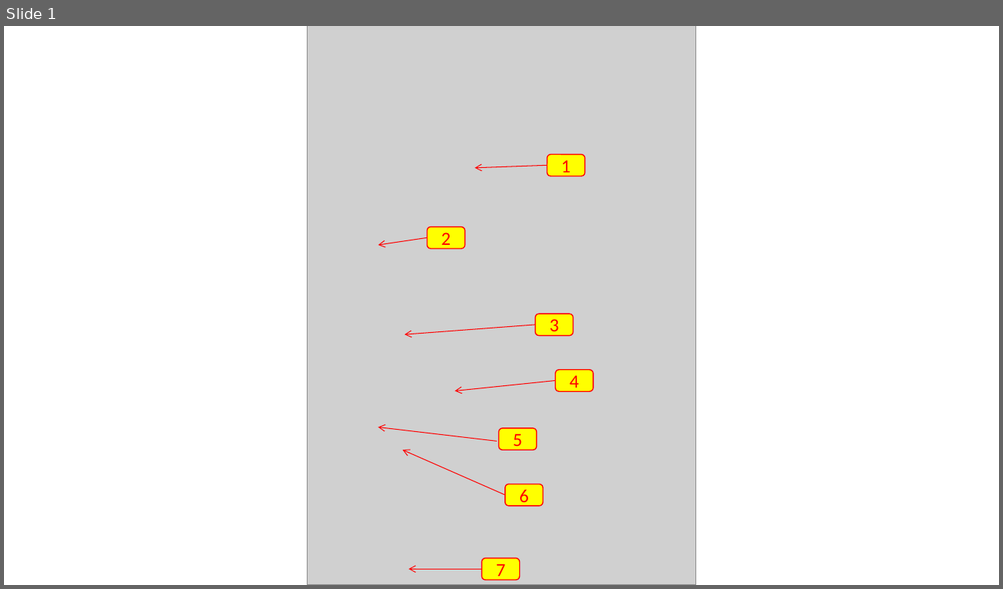
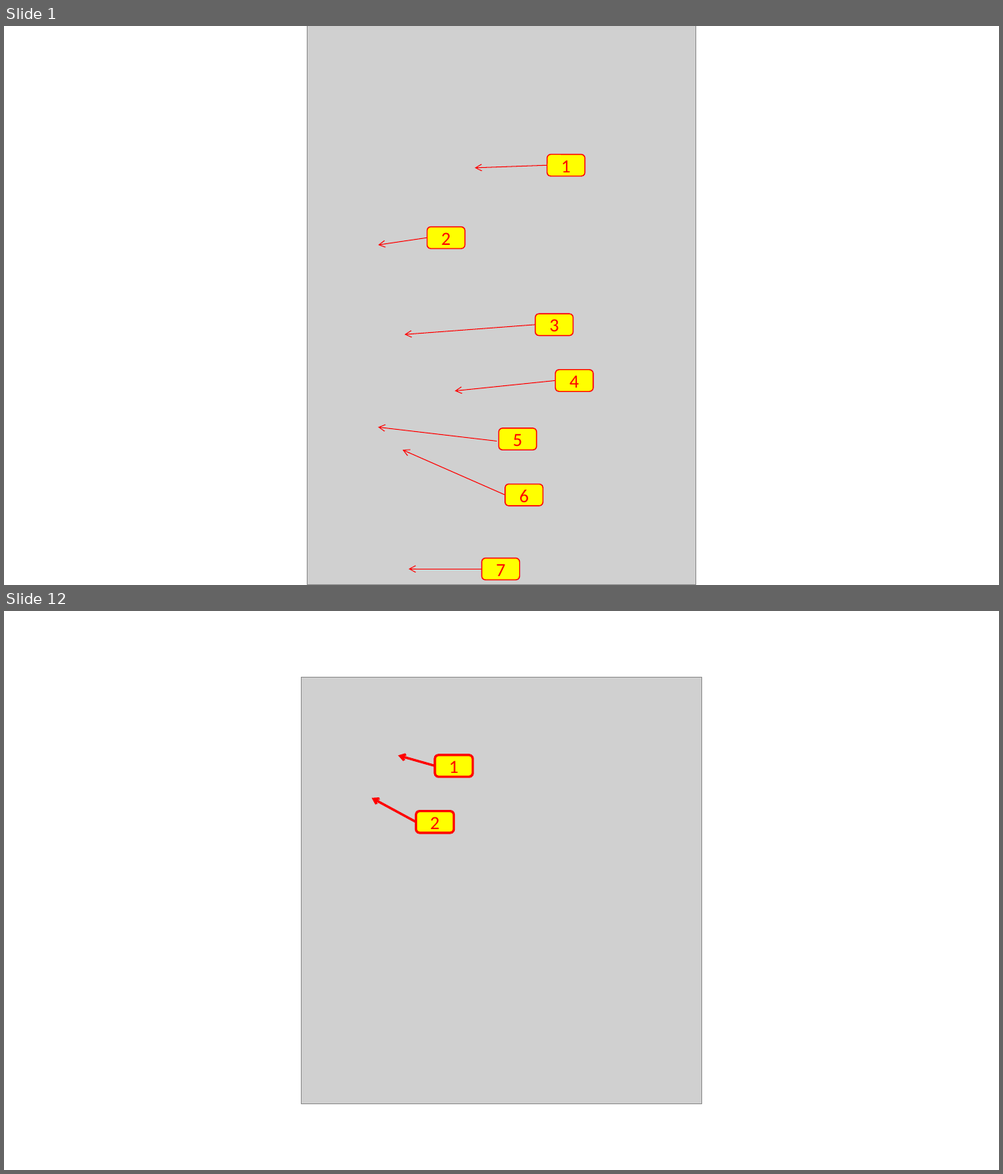
Before and after one commit to COM-LAB-I-2565/COM-LAB-I-LabSheet-5, a slide deck: Pictures/pictures.pptx. Shown one above the other, each under a label of ours: slide 1 before the commit, slides 1 and 12 after it; the slides between them are not shown. The pictures are 1003x589 and 1003x1174 pixels, drawn with LibreOffice and Linux fonts; fonts in the diff are those of the drawing; grey boxes stand for pictures. Boxes give left, top, right and bottom in pixels: in the first picture for what was removed or moved away, otherwise in the second. Text is boxed around its words. In the diff, an @@ line names an element or a change of style, - is before the commit and + after.

```diff
--- a/Pictures/pictures.pptx
+++ b/Pictures/pictures.pptx
@@ slide 12 added at [4, 611, 999, 1170], background #FFFFFF @@
@@ picture added at [301, 678, 702, 1105] @@
@@ arrow added from (435, 766) to (398, 756), #FF0000 2.25 pt @@
@@ rounded rectangle added at [435, 755, 472, 777], fill #FFFF00, outline #FF0000 2.25 pt, 18 pt, text #FF0000 @@
+1
@@ arrow added from (416, 822) to (372, 798), #FF0000 2.25 pt @@
@@ rounded rectangle added at [416, 811, 454, 832], fill #FFFF00, outline #FF0000 2.25 pt, 18 pt, text #FF0000 @@
+2
```
Also in this commit, not shown: 13 other slides added, 4 slides removed.
